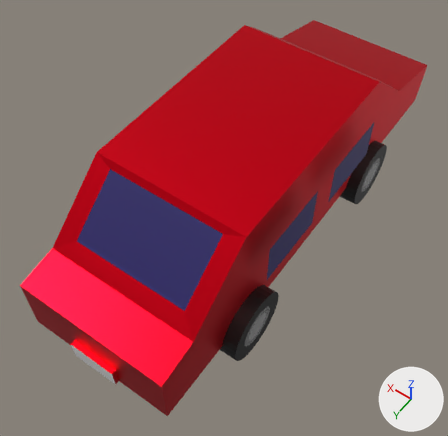
The Blender file Assets/GameObject/car.blend: old version first, new version second.
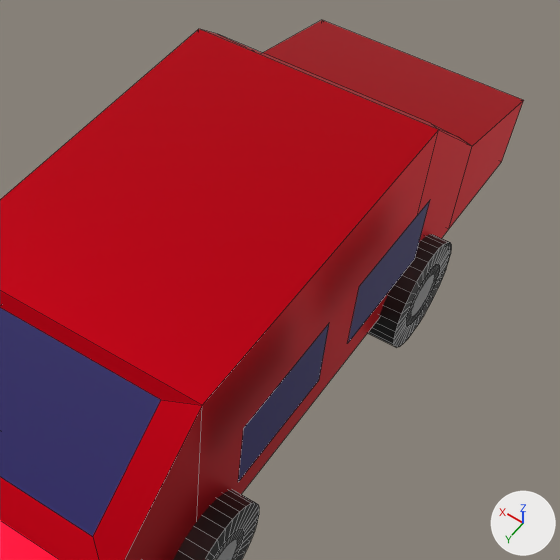
Each version appears first whole from a 50 mm lens placed at (-1.87, 2.84, 5.5), pointed at (0.01, 0.2, 1.36), and next in a close-up on the part from 30% to 100% of the width and 2% to 74% of the height. Every picture has the same lights, and +X, +Y and +Z are marked at lower right. The close-ups show mesh edges as thin lines.

Names of what the first close-up shows: '円柱.004', '円柱.005', '立方体'.
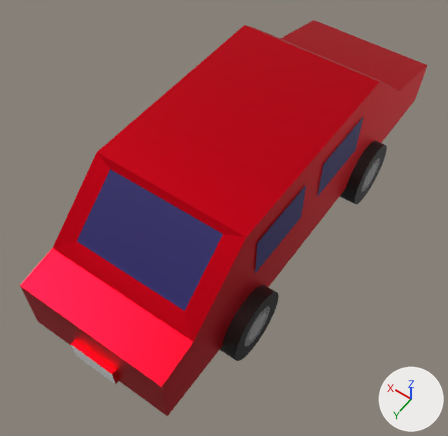
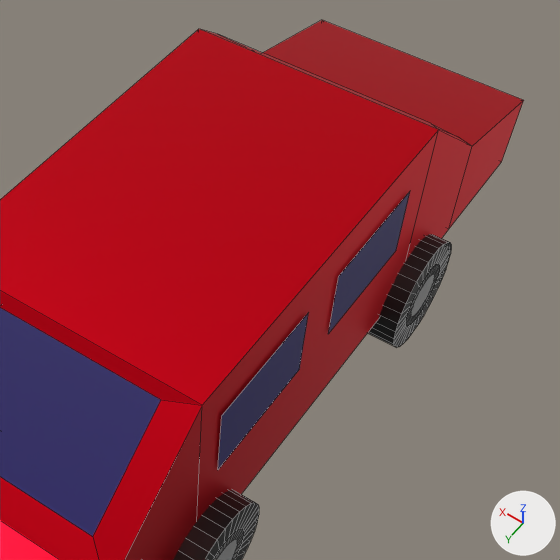
Scene script edits in JSON lines:
```json
{"block": "me_立方体", "where": "me_立方体.from_pydata(...)  # 72 vertices, 61 faces; spans x -0.74..0.64, y -2.31..1.82, z -0.74..0.34"}
{"block": "me_立方体", "where": "# used by ob_立方体; location = (0.0, 0.0, 2.0)"}
{"block": "me_立方体", "where": "# verts and faces of me_立方体; kept vertices keep their numbers, new ones are numbered from 72"}
{"block": "me_立方体", "where": "# before: 64 (-0.74, -0.76, -0.23) at pixel (414, 258), 65 (-0.74, -0.13, -0.23) at pixel (347, 343), 66 (-0.74, -0.76, 0.15) at pixel (430, 199), 67 (-0.74, -0.13, 0.15) at pixel (359, 286), 68 (-0.74, 0.11, -0.23) at pixel (319, 379)"}
{"block": "me_立方体", "where": "# before: 69 (-0.74, 0.74, -0.23) at pixel (238, 482), 70 (-0.74, 0.11, 0.15) at pixel (329, 322), 71 (-0.74, 0.74, 0.15) at pixel (243, 428)"}
{"block": "me_立方体", "change": "me_立方体 part 1"}
{"op": "add", "block": "me_立方体", "code": "for i in [*range(64, 72)]: verts[i] += (0.09, 0.0, 0.0)"}
```

Changed parts and their boxes (x1, y1, x2, y2) in the close-ups (560 x 560 px; the box of a moved part takes in the faces that stretch with it):
```json
{"part": 1, "of": "me_立方体", "change": "moved or reshaped", "before": [238, 200, 430, 482], "after": [218, 192, 410, 469]}
```
